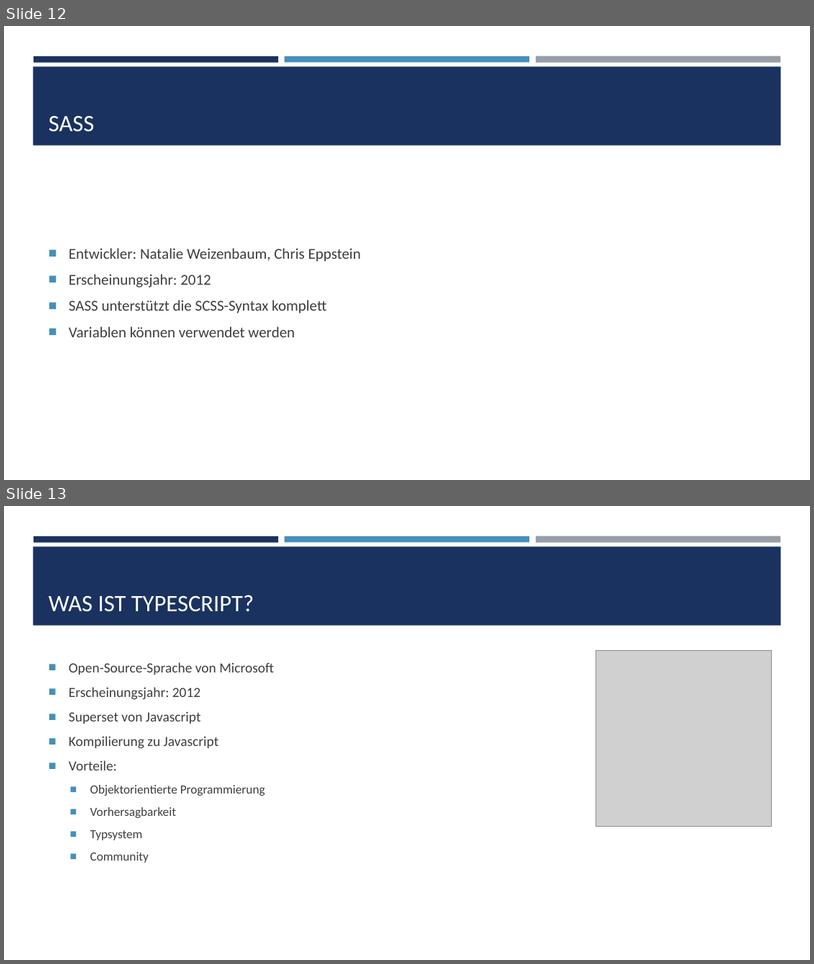
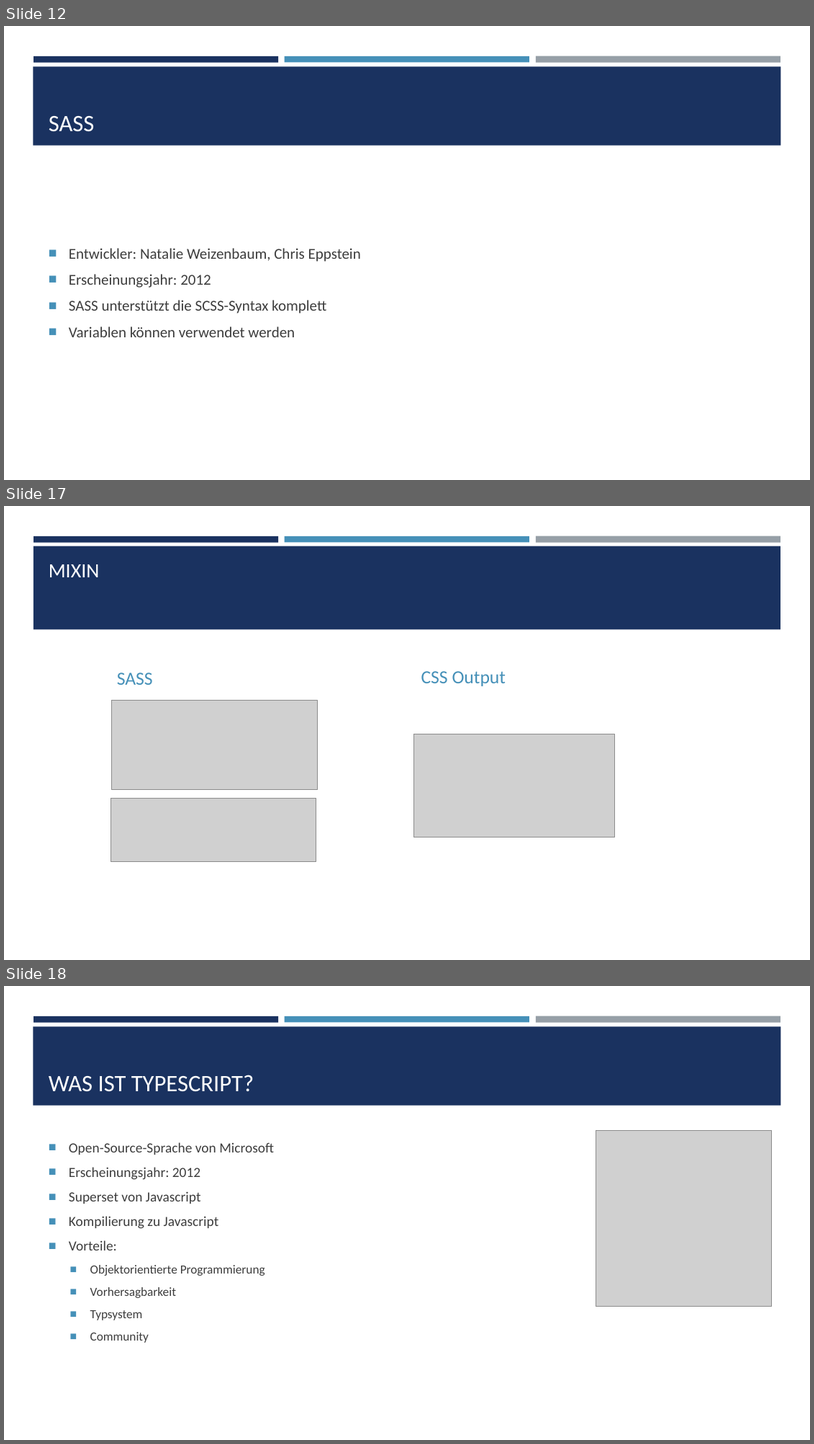
Before and after one commit to Stjeopka/NFT-Shop, a slide deck: NFT-Shop.pptx. Shown one above the other, each under a label of ours: slides 12 and 13 before the commit, slides 12, 17 and 18 after it; the slides between them are not shown. The pictures are 814x964 and 814x1444 pixels, drawn with LibreOffice and Linux fonts; fonts in the diff are those of the drawing; grey boxes stand for pictures. Boxes give left, top, right and bottom in pixels: in the first picture for what was removed or moved away, otherwise in the second. Text is boxed around its words. In the diff, an @@ line names an element or a change of style, - is before the commit and + after.

```diff
--- a/NFT-Shop.pptx
+++ b/NFT-Shop.pptx
@@ slide 17 added at box(4, 506, 810, 960), background #FFFFFF; not listed: 3 template elements that a slide beside it also shows @@
@@ rectangle added at box(34, 546, 782, 629), fill #1A3260 @@
@@ title added at box(49, 564, 100, 577), 24 pt, text #FFFFFF @@
+MIXIN
@@ text added at box(117, 672, 153, 685), 22 pt, text #4590B8 @@
+SASS
@@ text added at box(422, 671, 506, 686), 22 pt, text #4590B8 @@
+CSS Output
@@ picture added at box(112, 700, 318, 789) @@
@@ picture added at box(414, 734, 615, 837) @@
@@ picture added at box(111, 798, 316, 861) @@
@@ what was slide 13 is now slide 18 @@
```
Also in this commit, not shown: 5 other slides added.
